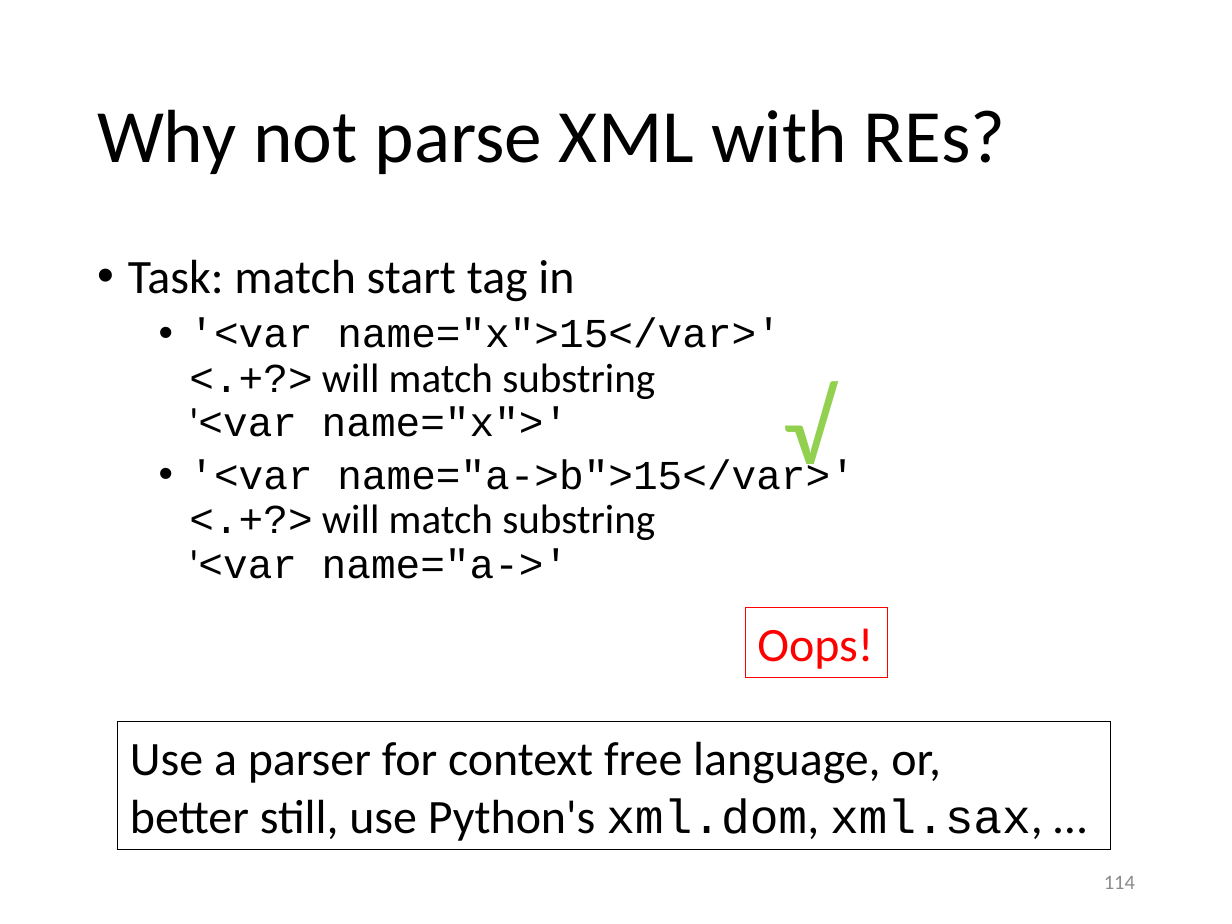
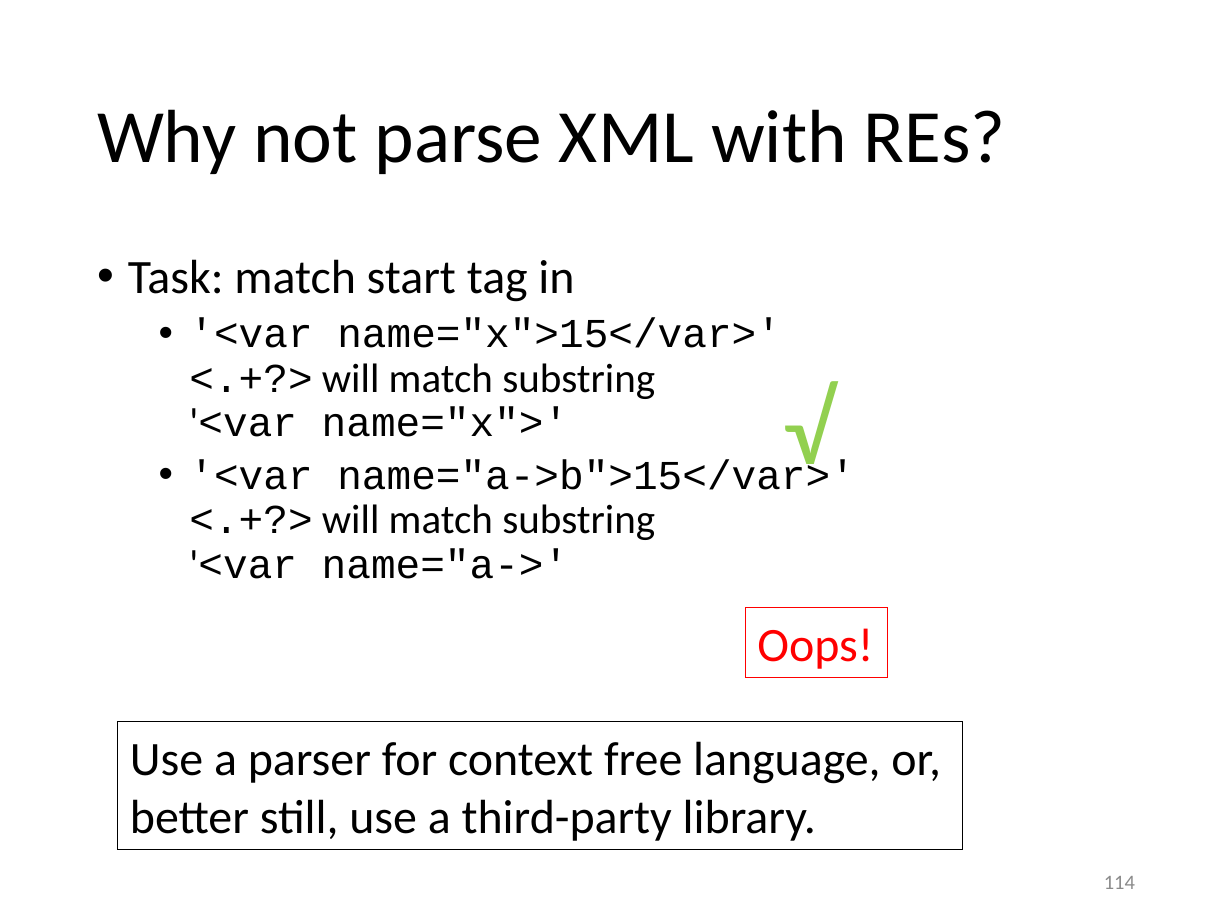
Before and after one commit to gjbex/Scientific-C-plus-plus, a slide deck: slide 114 of scientific_cpp.pptx. Drawn at 1232x924 pixels with LibreOffice and Linux fonts; fonts in the diff are those of the drawing. Boxes give left, top, right and bottom in pixels: in the first picture for what was removed or moved away, otherwise in the second. Text is boxed around its words. In the diff, an @@ line names an element or a change of style, - is before the commit and + after.

Commit message:
Fix typos in regular expression section

```diff
--- a/scientific_cpp.pptx
+++ b/scientific_cpp.pptx
@@ rectangle "Use a parser for context ...": place and size @@
-rectangle "Use a parser for context ..." at bbox=[118, 722, 1111, 850]
+rectangle "Use a parser for context ..." at bbox=[118, 722, 963, 850]
@@ text in rectangle at bbox=[130, 741, 941, 841]: text changed @@
-Use a parser for context free language, or,
-better still, use Python's xml.dom, xml.sax, …
+Use a parser for context free language, or,
+better still, use a third-party library.
```
Also in this commit, not shown: 5 other slides changed.
